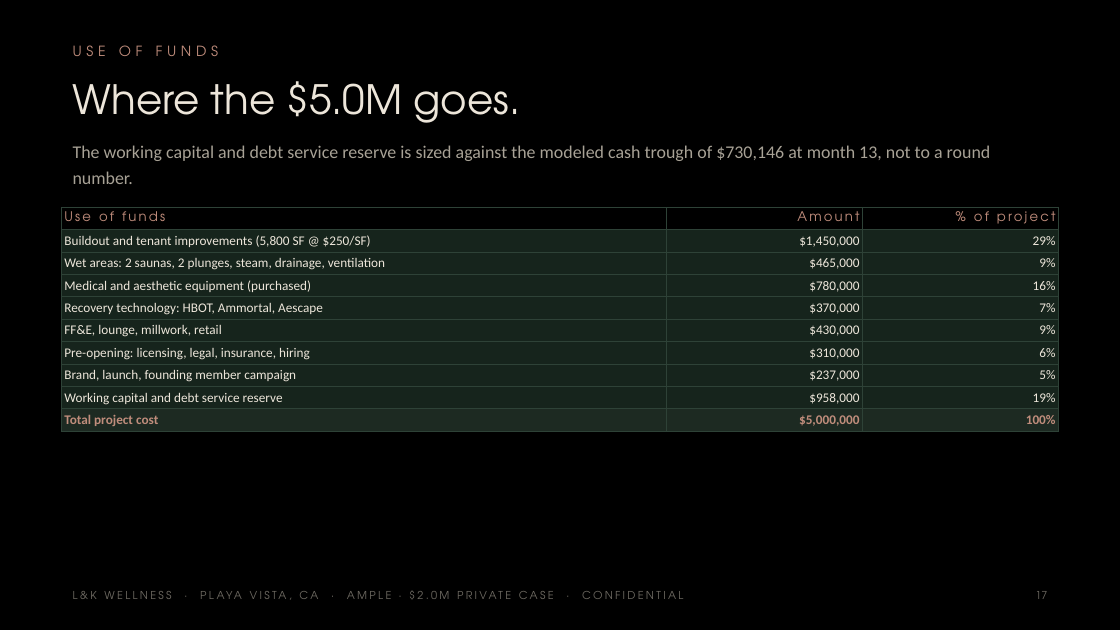
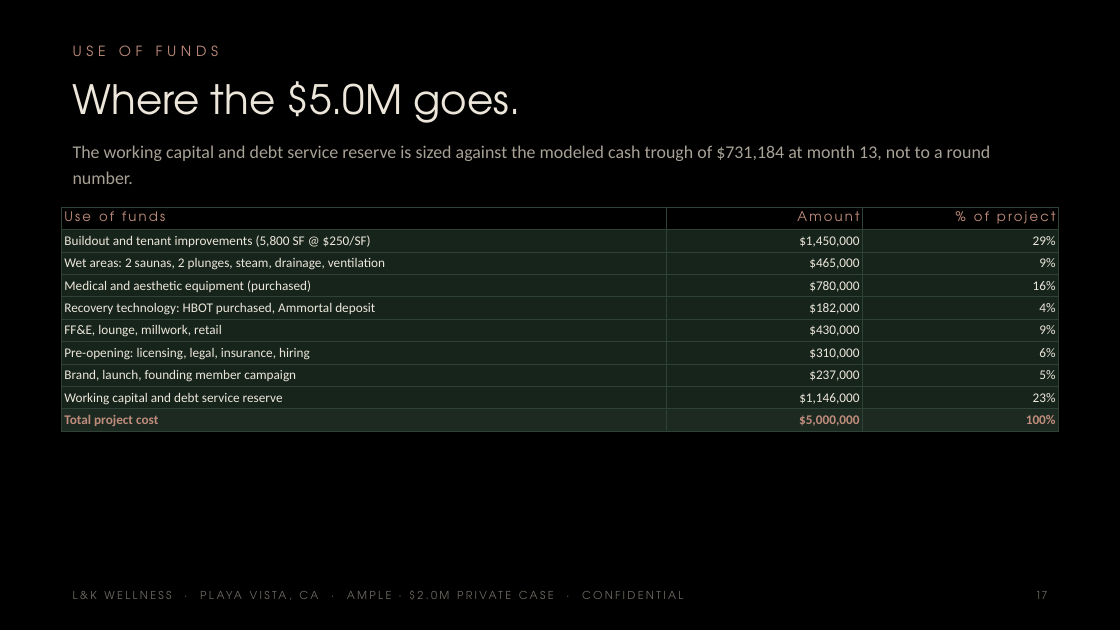
Before and after one commit to apexalpha811/2mil_ample, a slide deck: slide 17 of 2.0mil_ample.pptx. Drawn at 1120x630 pixels with LibreOffice and Linux fonts; fonts in the diff are those of the drawing. Boxes give left, top, right and bottom in pixels: in the first picture for what was removed or moved away, otherwise in the second. Text is boxed around its words. In the diff, an @@ line names an element or a change of style, - is before the commit and + after.

```diff
--- a/2.0mil_ample.pptx
+++ b/2.0mil_ample.pptx
@@ text at [73, 145, 991, 184]: text changed @@
-The working capital and debt service reserve is sized against the modeled cash trough of $730,146 at month 13, not to a round number.
+The working capital and debt service reserve is sized against the modeled cash trough of $731,184 at month 13, not to a round number.
@@ table at [62, 207, 1058, 430] @@
-row 5: Recovery technology: HBOT, Ammortal, Aescape | $370,000 | 7%
+row 5: Recovery technology: HBOT purchased, Ammortal deposit | $182,000 | 4%
-row 9, column 2: $958,000
+row 9, column 2: $1,146,000
-row 9, column 3: 19%
+row 9, column 3: 23%
```
Also in this commit, not shown: 8 other slides changed, 5 other files.
